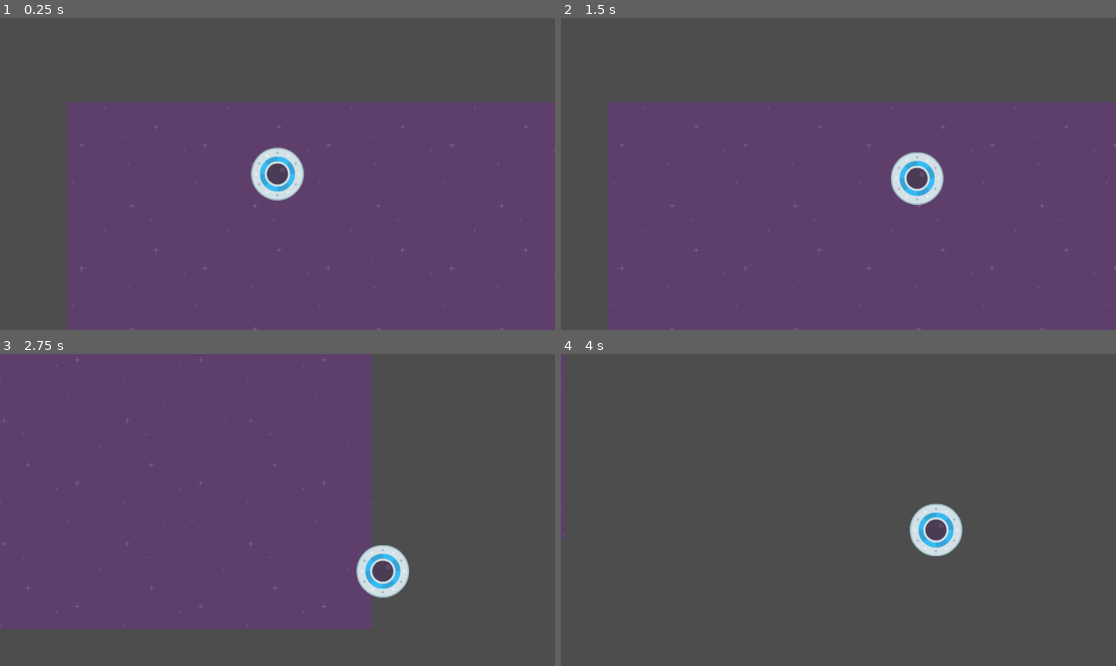
Above: before the commit, frames 1-4 (two rows, left to right).
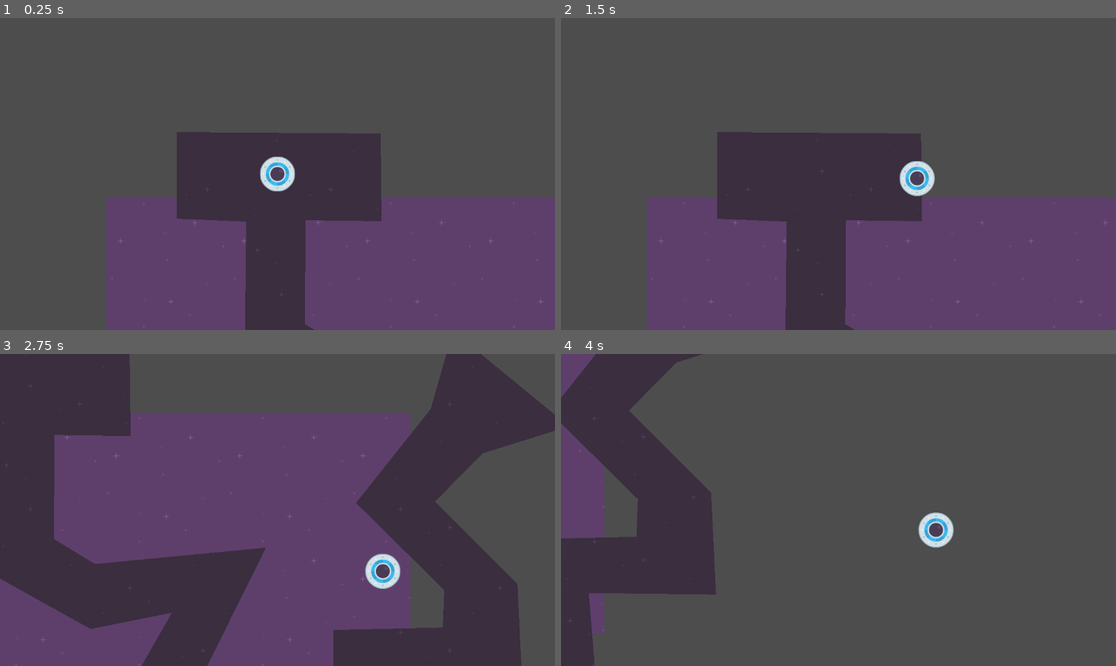
Above: after the commit, the same moments.

Repository: wdthor/Speedy-Saucer
Game: Godot game, scene res://level_1.tscn
Same seed, same stepped clock (60 frames per second), same inputs: the game is played once before the commit and once after it.
Inputs:
- Up to frame 1 (0.25 s): no input
- Up to frame 2 (1.5 s): tap Enter at 0.5 s; hold Right (move_right) 0.53-1.28 s; hold Down (move_down) from 1.28 s (still down)
- Up to frame 3 (2.75 s): release Down (move_down) at 2.03 s; hold Right (move_right) from 2.03 s (still down)
- Up to frame 4 (4 s): release Right (move_right) at 2.78 s; hold Up (move_up) 2.78-3.53 s; hold Left (move_left) from 3.53 s (still down)

The runs differ from the first frame. In frame 1, 36% of the frame differs, in the area x 12-100%, y 26-100%; in frame 2, 37%; in frame 3, 55%, in the area x 0-100%, y 0-100%; in frame 4, 19%.

Commit message:
19- Making the maze

Diff:
--- a/level_1.tscn
+++ b/level_1.tscn
@@ -1,8 +1,9 @@
-[gd_scene load_steps=4 format=3 uid="uid://duonuqyl5g1tf"]
+[gd_scene load_steps=5 format=3 uid="uid://duonuqyl5g1tf"]
 
 [ext_resource type="Script" path="res://level.gd" id="1_vpcpc"]
 [ext_resource type="Texture2D" uid="uid://ff6iv8vr0ffd" path="res://purple.png" id="1_ygf00"]
 [ext_resource type="PackedScene" uid="uid://bek6lq1dtxsjk" path="res://player.tscn" id="2_der11"]
+[ext_resource type="PackedScene" uid="uid://b46q25glo232" path="res://maze.tscn" id="4_kwuvd"]
 
 [node name="Level1" type="Node2D"]
 script = ExtResource("1_vpcpc")
@@ -15,4 +16,8 @@
 stretch_mode = 1
 
 [node name="Player" parent="." instance=ExtResource("2_der11")]
+position = Vector2(355, -50)
+
+[node name="Maze" parent="." instance=ExtResource("4_kwuvd")]
+z_index = -5
 position = Vector2(436, 149)
--- /dev/null
+++ b/maze.tscn
@@ -0,0 +1,13 @@
+[gd_scene load_steps=2 format=3 uid="uid://b46q25glo232"]
+
+[ext_resource type="Texture2D" uid="uid://biv0g3yhfjnvg" path="res://darkPurple.png" id="1_tv172"]
+
+[node name="Maze" type="Area2D"]
+
+[node name="CollisionPolygon2D" type="CollisionPolygon2D" parent="."]
+polygon = PackedVector2Array(-146, -100, -149, 188, 52, 300, 221, 266, 138, 411, 164, 526, 37, 621, -32, 789, 63, 885, 317, 837, 361, 708, 440, 900, 708, 706, 684, 414, 948, 417, 938, 206, 767, 35, 866, -65, 1045, -121, 804, -319, 758, -157, 603, 38, 786, 219, 783, 297, 556, 302, 554, 669, 491, 703, 370, 483, 232, 727, 118, 760, 155, 672, 302, 571, 280, 405, 416, 131, 61, 165, -24, 113, -23, -103, 135, -101, 133, -283, -290, -286, -290, -106)
+
+[node name="Polygon2D" type="Polygon2D" parent="."]
+texture_repeat = 2
+texture = ExtResource("1_tv172")
+polygon = PackedVector2Array(-146, -100, -149, 188, 52, 300, 221, 266, 138, 411, 164, 526, 37, 621, -32, 789, 63, 885, 317, 837, 361, 708, 440, 900, 708, 706, 684, 414, 948, 417, 938, 206, 767, 35, 866, -65, 1045, -121, 804, -319, 758, -157, 603, 38, 786, 219, 783, 297, 556, 302, 554, 669, 491, 703, 370, 483, 232, 727, 118, 760, 155, 672, 302, 571, 280, 405, 416, 131, 61, 165, -24, 113, -23, -103, 135, -101, 133, -283, -290, -286, -290, -106)
--- a/player.tscn
+++ b/player.tscn
@@ -11,11 +11,11 @@
 script = ExtResource("1_ensbw")
 
 [node name="Sprite2D" type="Sprite2D" parent="."]
-scale = Vector2(1.2, 1.2)
+scale = Vector2(0.8, 0.8)
 texture = ExtResource("1_ls5t0")
 
 [node name="CollisionShape2D" type="CollisionShape2D" parent="."]
-scale = Vector2(1.2, 1.2)
+scale = Vector2(0.8, 0.8)
 shape = SubResource("CircleShape2D_oqnkl")
 
 [node name="Camera2D" type="Camera2D" parent="."]
